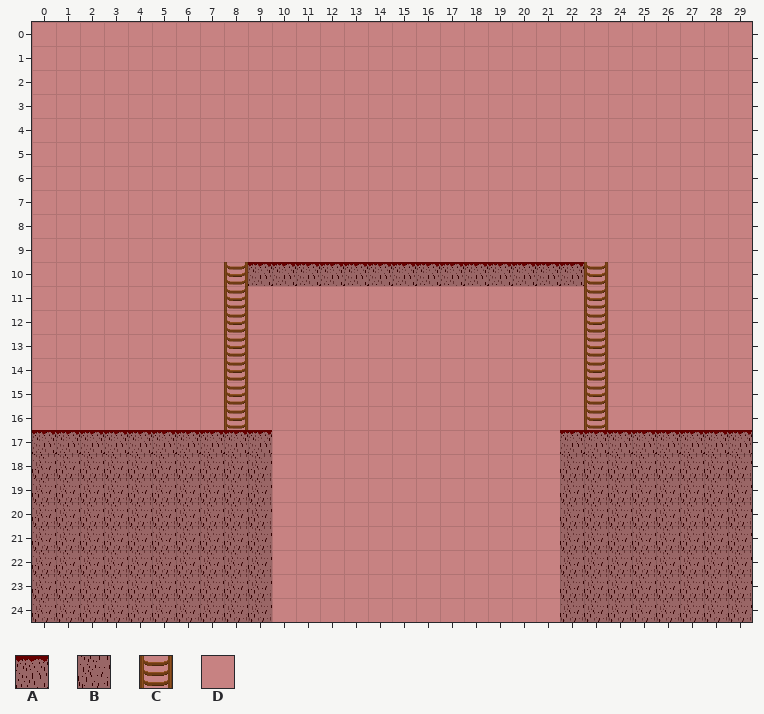
Two versions of a level (Tiled map, data/map4.tmx). Above: the version before the commit.
Cells are 32x32 px. Shown: x 0..29, y 0..24.
Key: from "tile": A 0, B 1, C 2, D 3.
_ is an empty cell.
Layer "Слой тайлов 1" before, first column x 0:
 0 DDDDDDDDDDDDDDDDDDDDDDDDDDDDDD
 1 DDDDDDDDDDDDDDDDDDDDDDDDDDDDDD
 2 DDDDDDDDDDDDDDDDDDDDDDDDDDDDDD
 3 DDDDDDDDDDDDDDDDDDDDDDDDDDDDDD
 4 DDDDDDDDDDDDDDDDDDDDDDDDDDDDDD
 5 DDDDDDDDDDDDDDDDDDDDDDDDDDDDDD
 6 DDDDDDDDDDDDDDDDDDDDDDDDDDDDDD
 7 DDDDDDDDDDDDDDDDDDDDDDDDDDDDDD
 8 DDDDDDDDDDDDDDDDDDDDDDDDDDDDDD
 9 DDDDDDDDDDDDDDDDDDDDDDDDDDDDDD
10 DDDDDDDDCAAAAAAAAAAAAAACDDDDDD
11 DDDDDDDDCDDDDDDDDDDDDDDCDDDDDD
12 DDDDDDDDCDDDDDDDDDDDDDDCDDDDDD
13 DDDDDDDDCDDDDDDDDDDDDDDCDDDDDD
14 DDDDDDDDCDDDDDDDDDDDDDDCDDDDDD
15 DDDDDDDDCDDDDDDDDDDDDDDCDDDDDD
16 DDDDDDDDCDDDDDDDDDDDDDDCDDDDDD
17 AAAAAAAAAADDDDDDDDDDDDAAAAAAAA
18 BBBBBBBBBBDDDDDDDDDDDDBBBBBBBB
19 BBBBBBBBBBDDDDDDDDDDDDBBBBBBBB
20 BBBBBBBBBBDDDDDDDDDDDDBBBBBBBB
21 BBBBBBBBBBDDDDDDDDDDDDBBBBBBBB
22 BBBBBBBBBBDDDDDDDDDDDDBBBBBBBB
23 BBBBBBBBBBDDDDDDDDDDDDBBBBBBBB
24 BBBBBBBBBBDDDDDDDDDDDDBBBBBBBB
And afterwards:
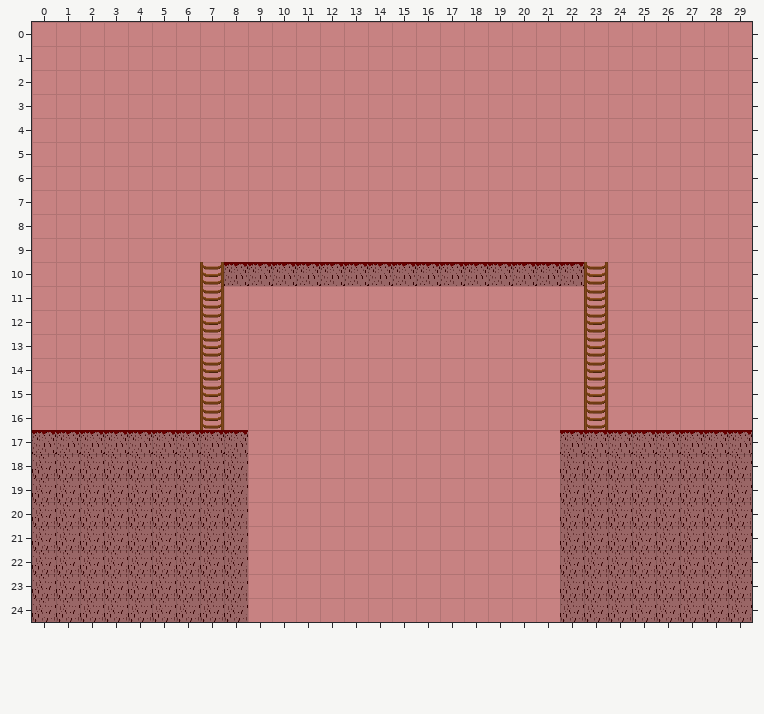
Difference:
Layer "Слой тайлов 1":
y 10: x 7..8 DC -> CA
y 11..16: x 7..8 DC -> CD
y 17: x 9 A -> D
y 18..24: x 9 B -> D
Pixel boxes of the changes (left, top, right, bottom) in both pictures:
changed: (200, 262, 272, 622)
